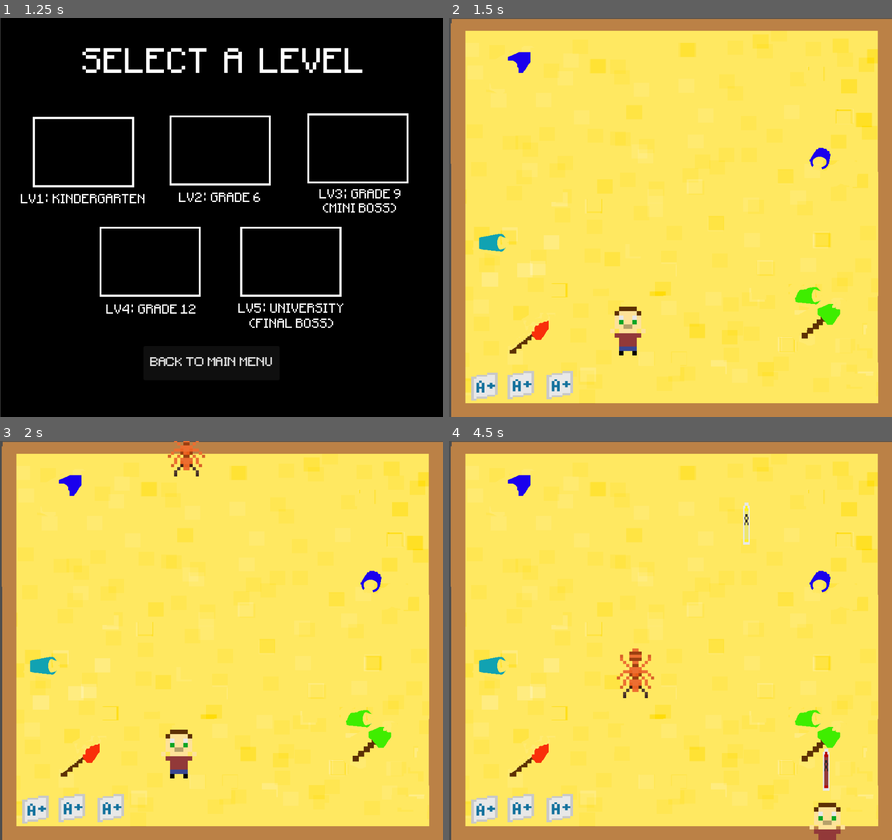
Above: before the commit, frames 1-4 (two rows, left to right).
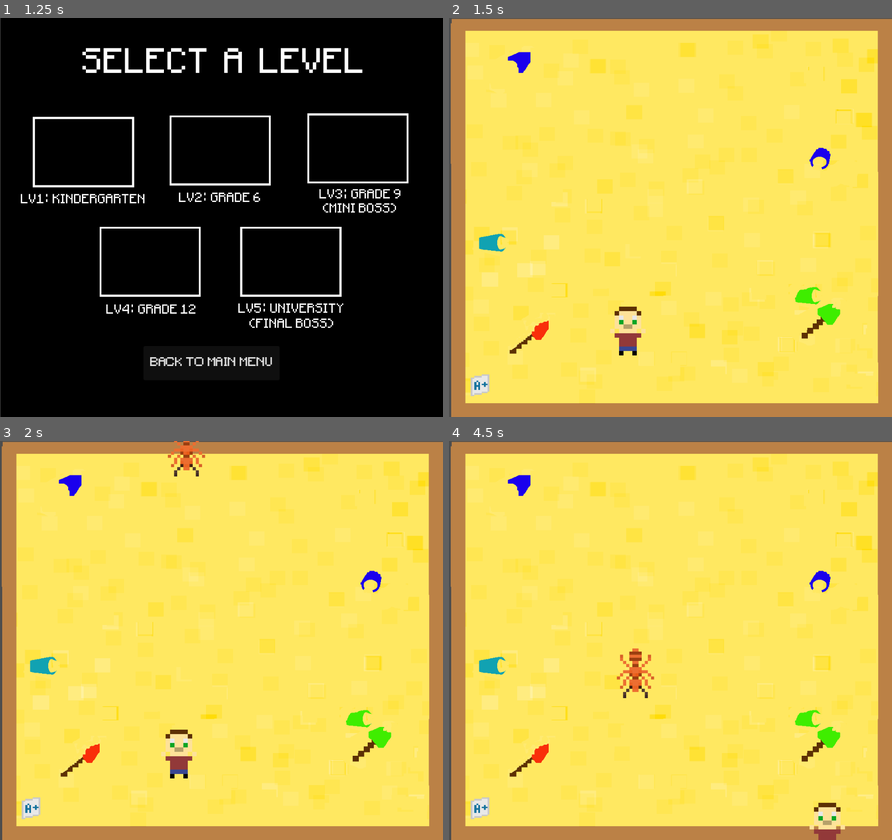
Above: after the commit, the same moments.

Repository: nsriv531/social-rejects-destinking
Game: Godot game, scene res://scenes/main_menu.tscn
Same seed, same stepped clock (60 frames per second), same inputs: the game is played once before the commit and once after it.
Inputs (mouse positions are in pixels of both pictures, inside the frame that each line leads up to):
- Up to frame 1 (1.25 s): click "LEVEL SELECT" at 0.5 s
- Up to frame 2 (1.5 s): click (533, 161) at 1.25 s
- Up to frame 3 (2 s): no input
- Up to frame 4 (4.5 s): hold Right (right) 2.03-2.78 s; tap Space (shoot) every 0.75 s from 2.1 to 4.35 s; hold S (down) 2.78-3.53 s; hold Right (right) 3.53-4.28 s; hold W (up) from 4.28 s (still down)

Frame 1 is identical in both runs. In frame 2, 1.0% of the frame differs, in the area x 4-28%, y 88-96%; in frame 3, 1.0%; in frame 4, 1.3%, in the area x 4-86%, y 15-96%.

Commit message:
starting on level transitions

Diff:
--- /dev/null
+++ b/scenes/health_1.gd
@@ -0,0 +1,11 @@
+extends Node2D
+
+
+# Called when the node enters the scene tree for the first time.
+func _ready():
+	pass # Replace with function body.
+
+
+# Called every frame. 'delta' is the elapsed time since the previous frame.
+func _process(delta):
+	pass
--- /dev/null
+++ b/scenes/health_1.tscn
@@ -0,0 +1,12 @@
+[gd_scene load_steps=3 format=3 uid="uid://1s42mu7p5uax"]
+
+[ext_resource type="Script" path="res://scenes/health_1.gd" id="1_k1m5c"]
+[ext_resource type="Texture2D" uid="uid://dwqf2ffnncswk" path="res://sprites/health.png" id="1_riont"]
+
+[node name="Health1" type="Node2D"]
+script = ExtResource("1_k1m5c")
+
+[node name="Health" type="Sprite2D" parent="."]
+position = Vector2(212, 224.5)
+scale = Vector2(4.25, 3.5625)
+texture = ExtResource("1_riont")
--- a/scenes/world.tscn
+++ /dev/null
@@ -1,68 +0,0 @@
-[gd_scene load_steps=7 format=3 uid="uid://jk6jr3jn7qqy"]
-
-[ext_resource type="Script" path="res://scripts/world.gd" id="1_axw1o"]
-[ext_resource type="Texture2D" uid="uid://brboer6j2ukb2" path="res://sprites/sandbox.png" id="2_ffrko"]
-[ext_resource type="PackedScene" uid="uid://10a7wq5hjg3w" path="res://scenes/player.tscn" id="2_na3cn"]
-[ext_resource type="Texture2D" uid="uid://dwqf2ffnncswk" path="res://sprites/health.png" id="5_e82mx"]
-[ext_resource type="PackedScene" uid="uid://bwbw20gse1yo5" path="res://scenes/enemy.tscn" id="6_6qkjq"]
-
-[sub_resource type="GDScript" id="GDScript_kf8jv"]
-script/source = "extends Sprite2D
-
-var health = 2
-
-
-
-
-"
-
-[node name="World" type="Node2D"]
-script = ExtResource("1_axw1o")
-
-[node name="Sand_backround" type="Sprite2D" parent="."]
-light_mask = 0
-position = Vector2(503, 451)
-scale = Vector2(1.1045, 0.997222)
-texture = ExtResource("2_ffrko")
-region_enabled = true
-region_rect = Rect2(0, 0, 1000, 900)
-
-[node name="Player" parent="." instance=ExtResource("2_na3cn")]
-position = Vector2(403, 689)
-
-[node name="Enemy" parent="." instance=ExtResource("6_6qkjq")]
-position = Vector2(421, -109)
-
-[node name="Marker2D" type="Marker2D" parent="."]
-position = Vector2(717, -53)
-
-[node name="Marker2D2" type="Marker2D" parent="."]
-position = Vector2(907, -52)
-
-[node name="Timer" type="Timer" parent="."]
-wait_time = 3.5
-
-[node name="Timer2" type="Timer" parent="."]
-wait_time = 3.5
-
-[node name="enemy" type="Node2D" parent="."]
-
-[node name="Health1" type="Sprite2D" parent="."]
-position = Vector2(80, 832)
-scale = Vector2(6, 4.5)
-texture = ExtResource("5_e82mx")
-script = SubResource("GDScript_kf8jv")
-
-[node name="Health2" type="Sprite2D" parent="."]
-position = Vector2(162, 828)
-scale = Vector2(6, 4.5)
-texture = ExtResource("5_e82mx")
-
-[node name="Health3" type="Sprite2D" parent="."]
-position = Vector2(250, 828)
-scale = Vector2(6, 4.5)
-texture = ExtResource("5_e82mx")
-
-[connection signal="spawn_crayon" from="Player" to="." method="_on_player_spawn_crayon"]
-[connection signal="timeout" from="Timer" to="." method="_on_timer_timeout"]
-[connection signal="timeout" from="Timer2" to="." method="_on_timer_timeout"]
--- /dev/null
+++ b/scenes/world1.tscn
@@ -0,0 +1,44 @@
+[gd_scene load_steps=6 format=3 uid="uid://jk6jr3jn7qqy"]
+
+[ext_resource type="Script" path="res://scripts/world.gd" id="1_axw1o"]
+[ext_resource type="Texture2D" uid="uid://brboer6j2ukb2" path="res://sprites/sandbox.png" id="2_ffrko"]
+[ext_resource type="PackedScene" uid="uid://10a7wq5hjg3w" path="res://scenes/player.tscn" id="2_na3cn"]
+[ext_resource type="PackedScene" uid="uid://1s42mu7p5uax" path="res://scenes/health_1.tscn" id="5_8527c"]
+[ext_resource type="PackedScene" uid="uid://bwbw20gse1yo5" path="res://scenes/enemy.tscn" id="6_6qkjq"]
+
+[node name="World" type="Node2D"]
+script = ExtResource("1_axw1o")
+
+[node name="Sand_backround" type="Sprite2D" parent="."]
+light_mask = 0
+position = Vector2(503, 451)
+scale = Vector2(1.1045, 0.997222)
+texture = ExtResource("2_ffrko")
+region_enabled = true
+region_rect = Rect2(0, 0, 1000, 900)
+
+[node name="Player" parent="." instance=ExtResource("2_na3cn")]
+position = Vector2(403, 689)
+
+[node name="Enemy" parent="." instance=ExtResource("6_6qkjq")]
+position = Vector2(421, -109)
+
+[node name="Marker2D" type="Marker2D" parent="."]
+position = Vector2(717, -53)
+
+[node name="Marker2D2" type="Marker2D" parent="."]
+position = Vector2(907, -52)
+
+[node name="Timer" type="Timer" parent="."]
+wait_time = 3.5
+
+[node name="Timer2" type="Timer" parent="."]
+wait_time = 3.5
+
+[node name="enemy" type="Node2D" parent="."]
+
+[node name="Health1" parent="." instance=ExtResource("5_8527c")]
+position = Vector2(-142, 604)
+
+[connection signal="timeout" from="Timer" to="." method="_on_timer_timeout"]
+[connection signal="timeout" from="Timer2" to="." method="_on_timer_timeout"]
--- a/scripts/Enemy.gd
+++ b/scripts/Enemy.gd
@@ -9,7 +9,6 @@
 
 func take_damage(damage):
 	hp -= damage
-	return hp
 	if hp <= 0:
 		queue_free()
 
--- a/scripts/level_select.gd
+++ b/scripts/level_select.gd
@@ -2,7 +2,7 @@
 
 
 func _on_l_1_pressed():
-	get_tree().change_scene_to_file("res://scenes/world.tscn")
+	get_tree().change_scene_to_file("res://scenes/world1.tscn")
 
 func _on_l_2_pressed():
 	get_tree().change_scene_to_file("res://scenes/.tscn")
--- a/scripts/player.gd
+++ b/scripts/player.gd
@@ -11,7 +11,7 @@
 
 @onready var muzzle = $Muzzle
 @onready var kid = $Sprite2D/AnimationPlayer
-
+@onready var health1 = $Health1
 
 func _physics_process(delta):
 	kid.play("kid_small")
@@ -25,12 +25,9 @@
 
 func take_damage(damage):
 	hp -= damage
-	if hp == 2 :
-		$Health1.queue_free()
-	if hp == 1 :
-		$Health2.queue_free()
+	if hp == 3 :
+		$Health1.hide()
 	if hp <= 0:
-		$Health3.queue_free()
 		queue_free()
 
 func _on_area_entered(area):
Not shown, added: scenes/wor1CD2.tmp
Not shown, added: scenes/worE2FD.tmp
Not shown, added: scenes/worFE9F.tmp
